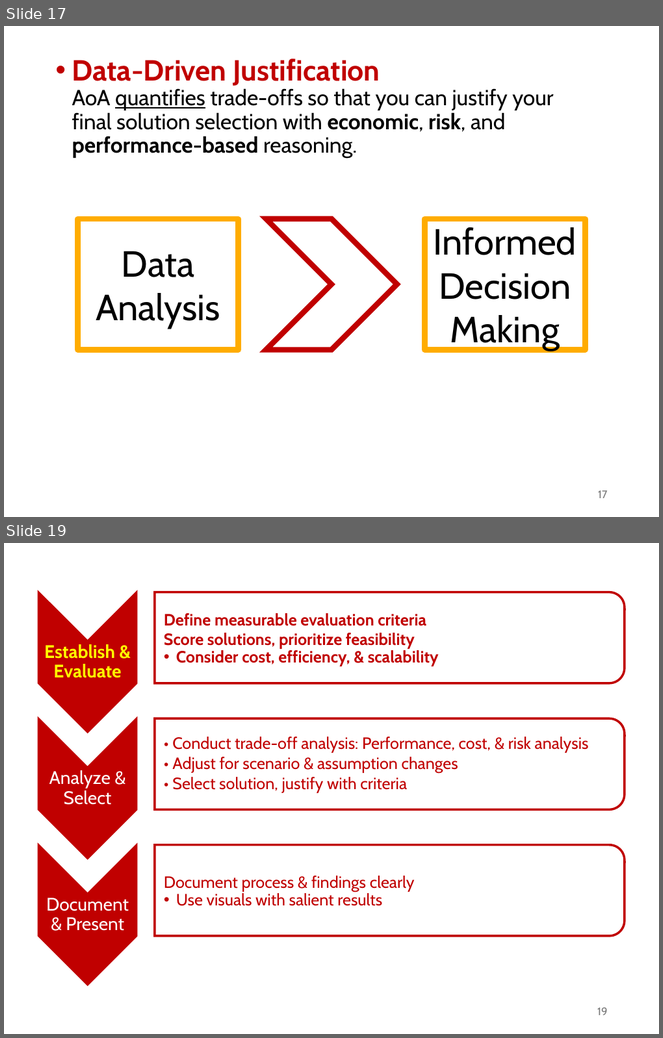
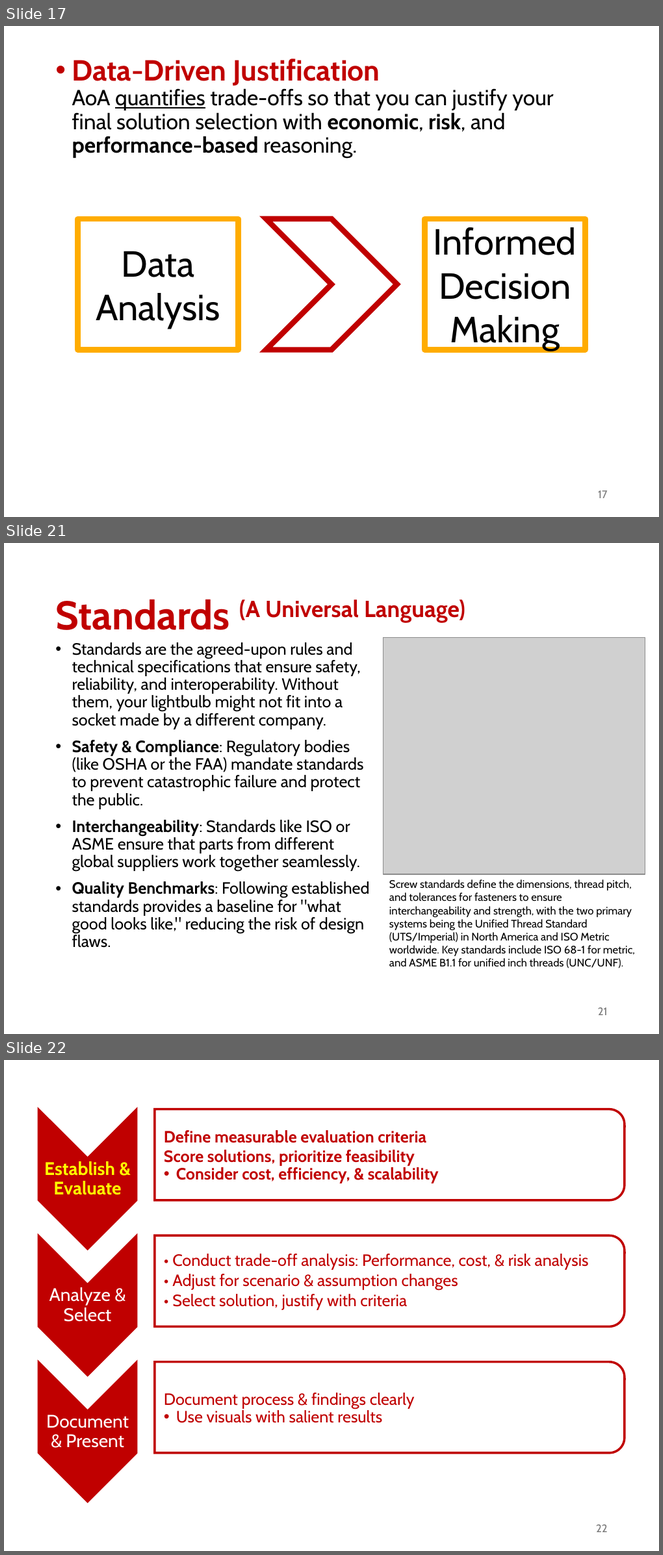
Before and after one commit to abuabara/abuabara.github.io, a slide deck: DAEN460S26/week9.pptx. Shown one above the other, each under a label of ours: slides 17 and 19 before the commit, slides 17, 21 and 22 after it; the slides between them are not shown. The pictures are 663x1038 and 663x1555 pixels, drawn with LibreOffice and Linux fonts; fonts in the diff are those of the drawing; grey boxes stand for pictures. Boxes give left, top, right and bottom in pixels: in the first picture for what was removed or moved away, otherwise in the second. Text is boxed around its words. In the diff, an @@ line names an element or a change of style, - is before the commit and + after.

```diff
--- a/DAEN460S26/week9.pptx
+++ b/DAEN460S26/week9.pptx
@@ slide 21 added at box(4, 543, 659, 1034), background #FFFFFF @@
@@ title added at box(55, 599, 466, 630), 44 pt, text #C00000, bold @@
+Standards (A Universal Language)
@@ picture added at box(383, 637, 645, 875) @@
@@ text added at box(72, 642, 369, 948), 18 pt, text #000000 @@
+• Standards are the agreed-upon rules and technical specifications that ensure safety, reliability, and interoperability. Without them, your lightbulb might not fit into a socket made by a different company.
+• Safety & Compliance: Regulatory bodies (like OSHA or the FAA) mandate standards to prevent catastrophic failure and protect the public.
+• Interchangeability: Standards like ISO or ASME ensure that parts from different global suppliers work together seamlessly.
+• Quality Benchmarks: Following established standards provides a baseline for "what good looks like," reducing the risk of design flaws.
@@ text added at box(389, 880, 635, 969), 12 pt, text #000000 @@
+Screw standards define the dimensions, thread pitch, and tolerances for fasteners to ensure interchangeability and strength, with the two primary systems being the Unified Thread Standard (UTS/Imperial) in North America and ISO Metric worldwide. Key standards include ISO 68-1 for metric, and ASME B1.1 for unified inch threads (UNC/UNF).
@@ page number added at box(598, 1008, 608, 1016), 12 pt, text #797979 @@
+21
@@ what was slide 19 is now slide 22 @@
@@ page number at box(596, 1525, 608, 1533): text changed @@
-19
+22
```
Also in this commit, not shown: 8 slides changed, 2 other slides added, 1 other file.
